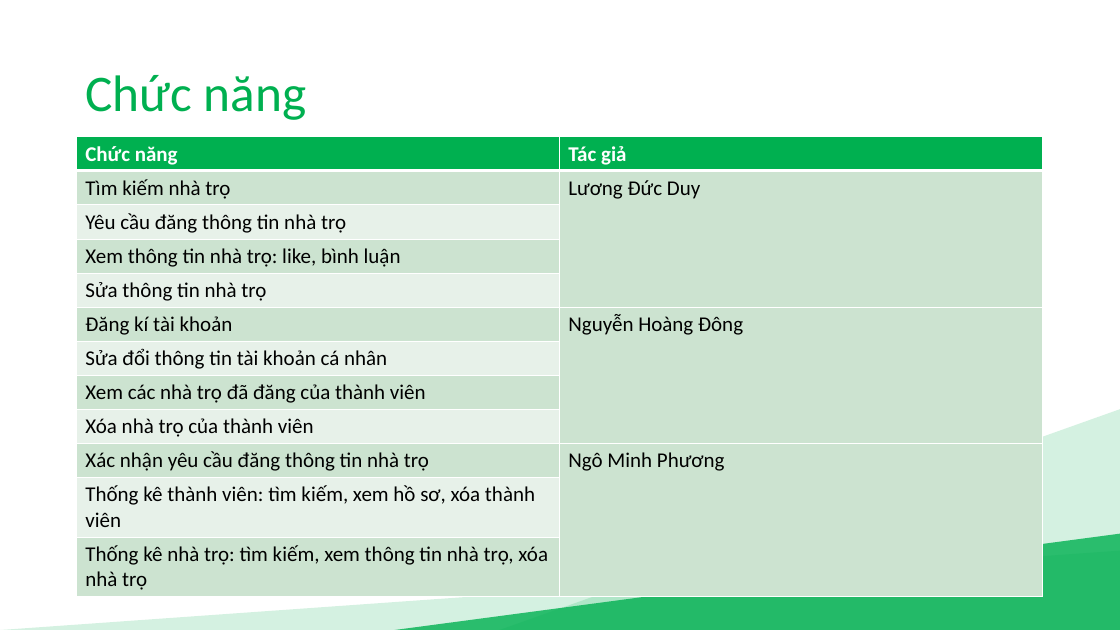
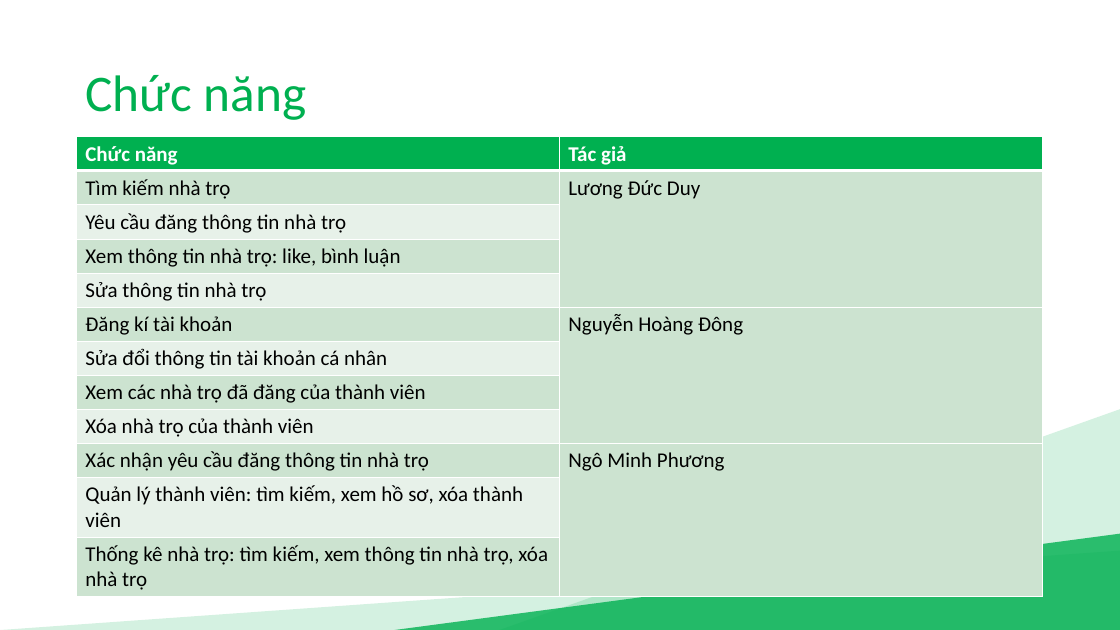
Before and after one commit to duduct/NienLuan4, a slide deck: slide 14 of docs/NL04_Báo cáo niên luận.pptx (slide 12 before the commit). Drawn at 1120x630 pixels with LibreOffice and Linux fonts; fonts in the diff are those of the drawing. Boxes give left, top, right and bottom in pixels: in the first picture for what was removed or moved away, otherwise in the second. Text is boxed around its words. In the diff, an @@ line names an element or a change of style, - is before the commit and + after.

```diff
--- a/docs/NL04_Báo cáo niên luận.pptx
+++ b/docs/NL04_Báo cáo niên luận.pptx
@@ table at <box>77,137,1044,596</box> @@
-row 11, column 1: Thống kê thành viên: tìm kiếm, xem hồ sơ, xóa thành viên
+row 11, column 1: Quản lý thành viên: tìm kiếm, xem hồ sơ, xóa thành viên
```
Also in this commit, not shown: 3 other slides changed, 3 slides added, 1 other file.
